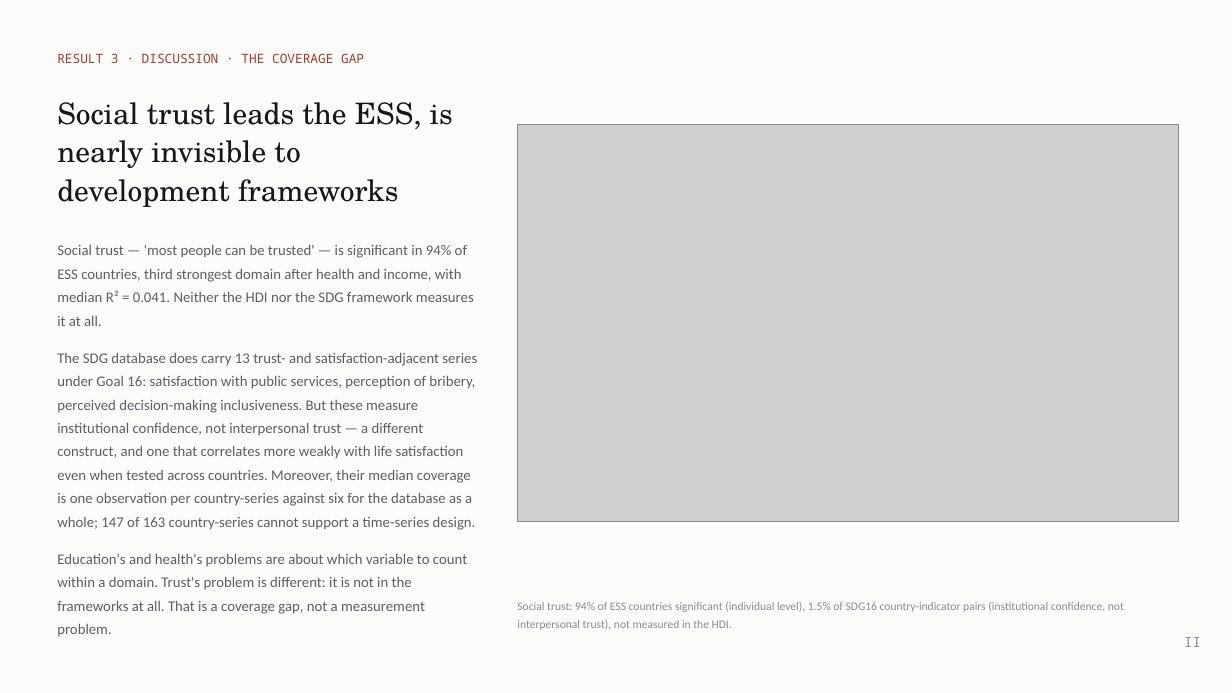
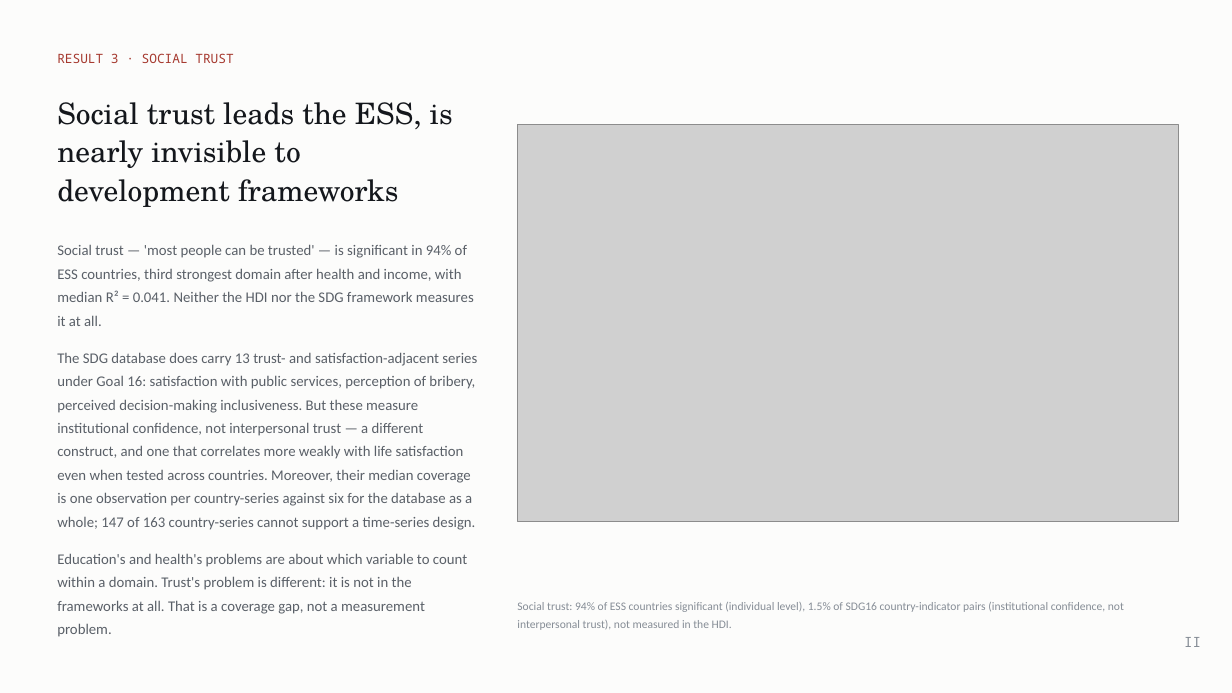
Before and after one commit to cwejnert/HDI-Happiness, a slide deck: slide 13 of deck/Measured_Where_It_Varies.pptx. Drawn at 1232x693 pixels with LibreOffice and Linux fonts; fonts in the diff are those of the drawing; grey boxes stand for pictures. Boxes give left, top, right and bottom in pixels: in the first picture for what was removed or moved away, otherwise in the second. Text is boxed around its words. In the diff, an @@ line names an element or a change of style, - is before the commit and + after.

```diff
--- a/deck/Measured_Where_It_Varies.pptx
+++ b/deck/Measured_Where_It_Varies.pptx
@@ text at <box>57,53,233,63</box>: text changed @@
-RESULT 3 · DISCUSSION · THE COVERAGE GAP
+RESULT 3 · SOCIAL TRUST
```
Also in this commit, not shown: 1 slide added, 1 other file.
